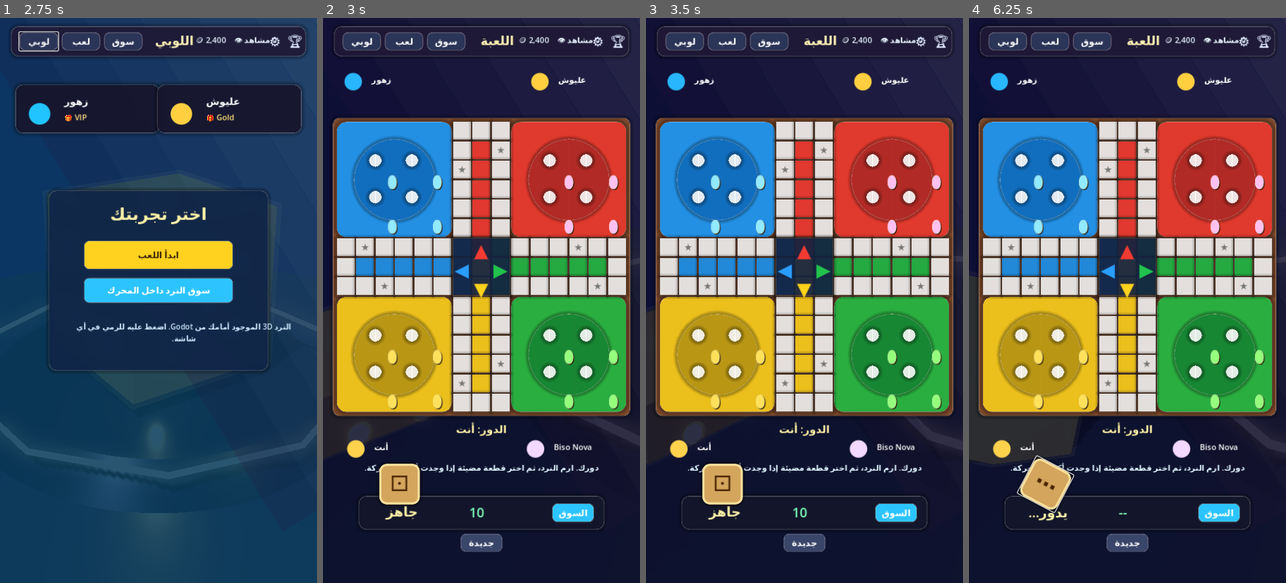
Above: before the commit, frames 1-4 (left to right).
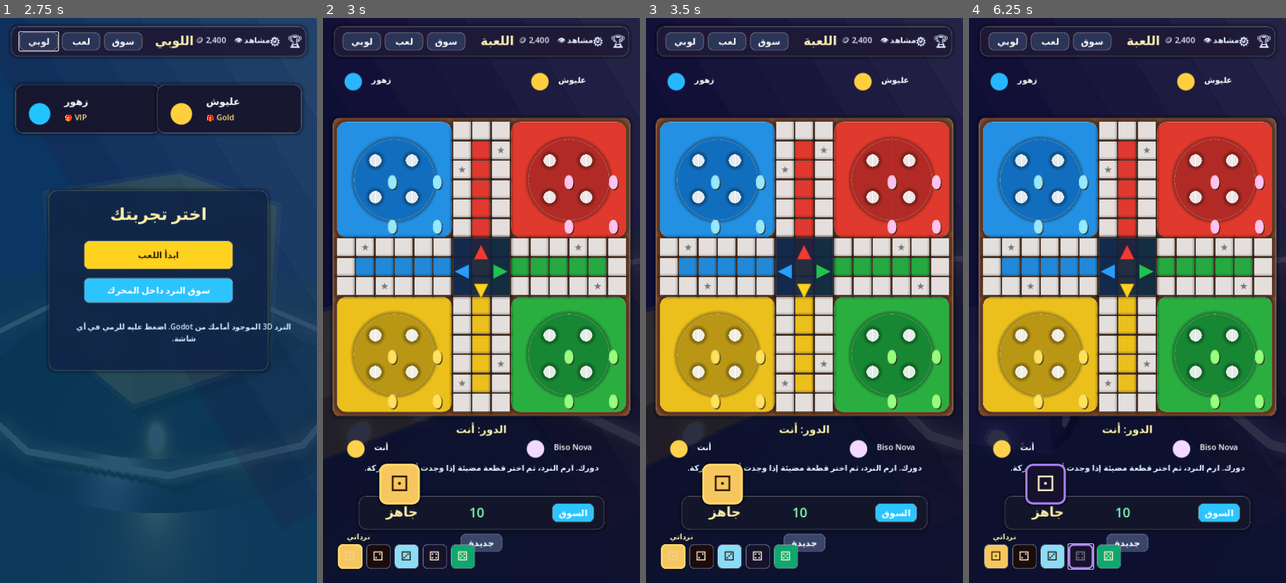
Above: after the commit, the same moments.

Repository: hamza2234/Lod
Game: Godot game, scene res://scenes/dice_preview.tscn
Same seed, same stepped clock (60 frames per second), same inputs: the game is played once before the commit and once after it.
Inputs (mouse positions are in pixels of both pictures, inside the frame that each line leads up to):
- Up to frame 1 (2.75 s): click (158, 215) at 0.52 s; type "12" at 0.6 s; click "دخول اللوبي" at 1.25 s; click "لوبي" at 2 s
- Up to frame 2 (3 s): click "لعب" at 2.75 s
- Up to frame 3 (3.5 s): no input
- Up to frame 4 (6.25 s): click (1026, 554) at 3.5 s, where only the run after the commit has a clickable "⚁"; click "⚀" at 4.25 s; click (1051, 554) at 5 s, where only the run after the commit has a clickable "⚂"; click (1079, 554) at 5.75 s, where only the run after the commit has a clickable "⚃"

Frame 1 is identical in both runs. In frame 2, 2.3% of the frame differs, in the area x 4-48%, y 78-98%; in frame 3, 2.3%; in frame 4, 5.0%, in the area x 0-51%, y 45-98%.

Commit message:
Expose dice skins in gameplay
Co-authored-by: hamza2234 <hamza2234@users.noreply.github.com>

Diff:
--- a/godot-dice-preview/scripts/dice_preview.gd
+++ b/godot-dice-preview/scripts/dice_preview.gd
@@ -126,6 +126,7 @@
 var dice_name_label: Label
 var dice_description_label: Label
 var market_cards: Array[Button] = []
+var play_skin_buttons: Array[Button] = []
 var roll_button: Button
 var bet_label: Label
 var status_label: Label
@@ -532,6 +533,25 @@
 	restart.pressed.connect(_start_new_match)
 	screen.add_child(restart)
 
+	var dice_strip_label := _label("نرداتي", 16, Color("#fff2a6"), HORIZONTAL_ALIGNMENT_CENTER)
+	dice_strip_label.position = Vector2(34, 1162)
+	dice_strip_label.size = Vector2(92, 28)
+	screen.add_child(dice_strip_label)
+
+	var dice_strip := HBoxContainer.new()
+	dice_strip.position = Vector2(34, 1192)
+	dice_strip.size = Vector2(360, 56)
+	dice_strip.add_theme_constant_override("separation", 8)
+	screen.add_child(dice_strip)
+	play_skin_buttons.clear()
+	for i in range(SKINS.size()):
+		var skin: Dictionary = SKINS[i]
+		var skin_button := _button(_dice_face(i % 6 + 1), Vector2(56, 50), skin["body"], Color.WHITE)
+		skin_button.add_theme_font_size_override("font_size", 28)
+		skin_button.pressed.connect(_select_skin.bind(i))
+		play_skin_buttons.append(skin_button)
+		dice_strip.add_child(skin_button)
+
 	ui_root.add_child(screen)
 	return screen
 
@@ -570,7 +590,7 @@
 	market_cards.clear()
 	for i in range(SKINS.size()):
 		var skin: Dictionary = SKINS[i]
-		var card := _button("%s\n%s • %s 🪙" % [skin["arabic"], skin["rarity"], skin["price"]], Vector2(250, 88), skin["body"], Color.WHITE)
+		var card := _button("%s\n%s • %s • %s 🪙" % [skin["arabic"], skin["rarity"], skin["effect"], skin["price"]], Vector2(250, 88), skin["body"], Color.WHITE)
 		card.pressed.connect(_select_skin.bind(i))
 		market_cards.append(card)
 		grid.add_child(card)
@@ -1252,16 +1272,38 @@
 	if dice_name_label:
 		dice_name_label.text = "%s / %s" % [skin["arabic"], skin["name"]]
 	if dice_description_label:
-		dice_description_label.text = "%s\nالسعر: %s 🪙" % [skin["description"], skin["price"]]
+		dice_description_label.text = "%s\nمؤثر 6: %s • السعر: %s 🪙" % [skin["description"], skin["effect"], skin["price"]]
 
 	for i in range(market_cards.size()):
 		market_cards[i].disabled = i == index
-		market_cards[i].text = "%s\n%s • %s 🪙%s" % [
+		market_cards[i].text = "%s\n%s • %s • %s 🪙%s" % [
 			SKINS[i]["arabic"],
 			SKINS[i]["rarity"],
+			SKINS[i]["effect"],
 			SKINS[i]["price"],
 			" • مجهز" if i == equipped_skin else "",
 		]
+	for i in range(play_skin_buttons.size()):
+		var skin_button := play_skin_buttons[i]
+		var skin_i: Dictionary = SKINS[i]
+		skin_button.disabled = i == index
+		skin_button.text = _dice_face(i % 6 + 1)
+		skin_button.add_theme_color_override("font_color", _readable_dice_font_color(skin_i["body"]))
+		var style := StyleBoxFlat.new()
+		style.bg_color = skin_i["body"]
+		style.border_color = skin_i["accent"] if i == index else _with_alpha(Color.WHITE, 0.25)
+		style.border_width_left = 4 if i == index else 2
+		style.border_width_right = style.border_width_left
+		style.border_width_top = style.border_width_left
+		style.border_width_bottom = style.border_width_left
+		style.corner_radius_top_left = 10
+		style.corner_radius_top_right = 10
+		style.corner_radius_bottom_left = 10
+		style.corner_radius_bottom_right = 10
+		skin_button.add_theme_stylebox_override("normal", style)
+		skin_button.add_theme_stylebox_override("hover", style)
+		skin_button.add_theme_stylebox_override("pressed", style)
+		skin_button.add_theme_stylebox_override("disabled", style)
 
 	dice_body.material_override = _make_material(
 		skin["body"],
@@ -1285,6 +1327,9 @@
 	under_light.light_color = skin["accent"]
 	ring.material_override = _make_material(skin["accent"], skin["accent"], 0.2, 0.12, 1.8)
 	_rebuild_pips()
+	_style_dice_button()
+	if roll_button and not rolling:
+		roll_button.text = _dice_face(max(1, roll_result))
 
 
 func _rebuild_pips() -> void:
@@ -1551,9 +1596,10 @@
 func _style_dice_button() -> void:
 	if not roll_button:
 		return
+	var skin: Dictionary = SKINS[selected_skin]
 	var normal := StyleBoxFlat.new()
-	normal.bg_color = Color("#d3a55d")
-	normal.border_color = Color("#f9df9b")
+	normal.bg_color = skin["body"]
+	normal.border_color = skin["accent"]
 	normal.border_width_left = 5
 	normal.border_width_right = 5
 	normal.border_width_top = 5
@@ -1565,13 +1611,18 @@
 	normal.shadow_color = _with_alpha(Color.BLACK, 0.42)
 	normal.shadow_size = 8
 	var pressed := normal.duplicate() as StyleBoxFlat
-	pressed.bg_color = Color("#b9853e")
+	pressed.bg_color = skin["edge"]
 	roll_button.add_theme_stylebox_override("normal", normal)
 	roll_button.add_theme_stylebox_override("hover", normal)
 	roll_button.add_theme_stylebox_override("pressed", pressed)
 	roll_button.add_theme_stylebox_override("disabled", normal)
-	roll_button.add_theme_color_override("font_color", Color("#4b2500"))
-	roll_button.add_theme_color_override("font_disabled_color", Color("#4b2500"))
+	roll_button.add_theme_color_override("font_color", _readable_dice_font_color(skin["body"]))
+	roll_button.add_theme_color_override("font_disabled_color", _readable_dice_font_color(skin["body"]))
+
+
+func _readable_dice_font_color(color: Color) -> Color:
+	var brightness := color.r * 0.299 + color.g * 0.587 + color.b * 0.114
+	return Color("#2a1400") if brightness > 0.55 else Color("#fff4ca")
 
 
 func _dice_face(value: int) -> String:
